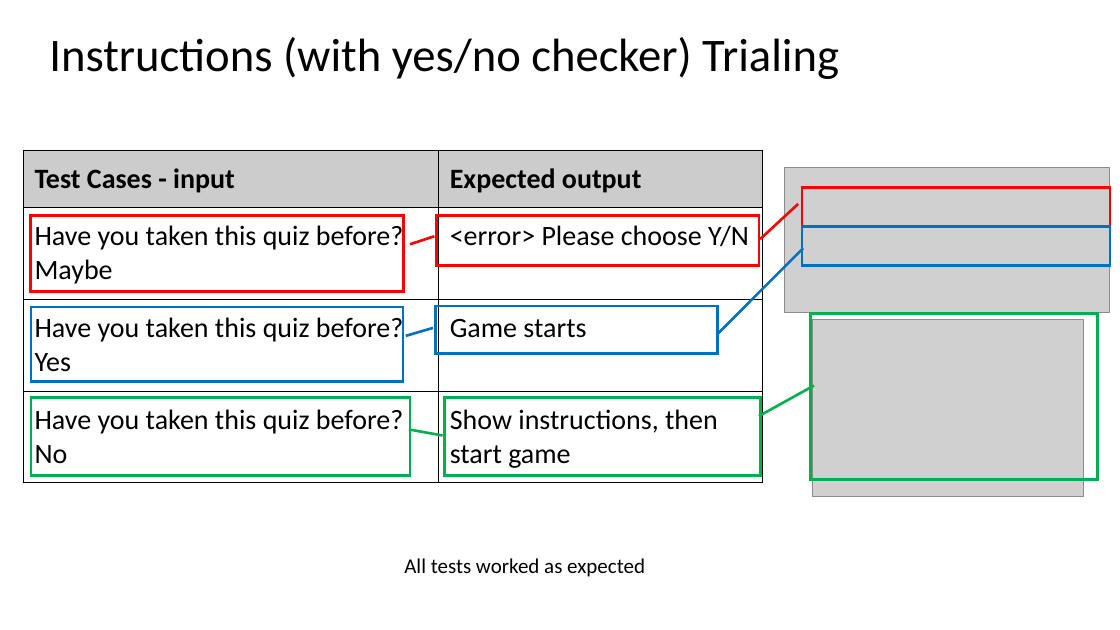
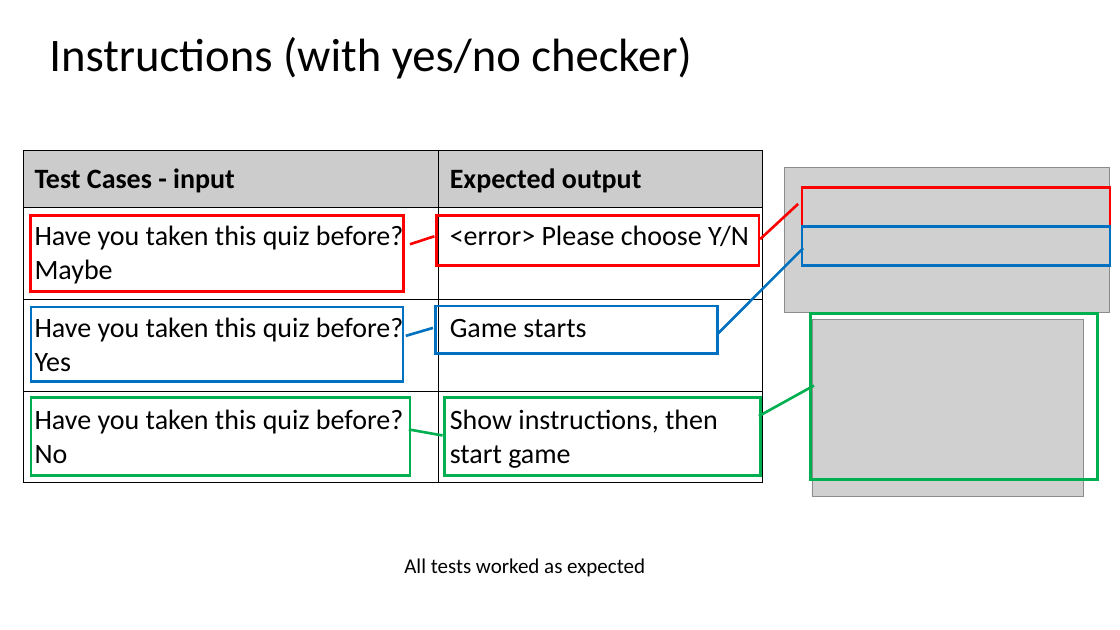
Before and after one commit to jireh-t/Assessment, a slide deck: slide 11 of 1.7 and 1.8 documentation.pptx. Drawn at 1120x630 pixels with LibreOffice and Linux fonts; fonts in the diff are those of the drawing; grey boxes stand for pictures. Boxes give left, top, right and bottom in pixels: in the first picture for what was removed or moved away, otherwise in the second. Text is boxed around its words. In the diff, an @@ line names an element or a change of style, - is before the commit and + after.

```diff
--- a/1.7 and 1.8 documentation.pptx
+++ b/1.7 and 1.8 documentation.pptx
@@ title at [49,37,691,79]: text changed @@
-Instructions (with yes/no checker) Trialing
+Instructions (with yes/no checker)
```
Also in this commit, not shown: 2 other slides changed, 2 slides added, 3 other files.
